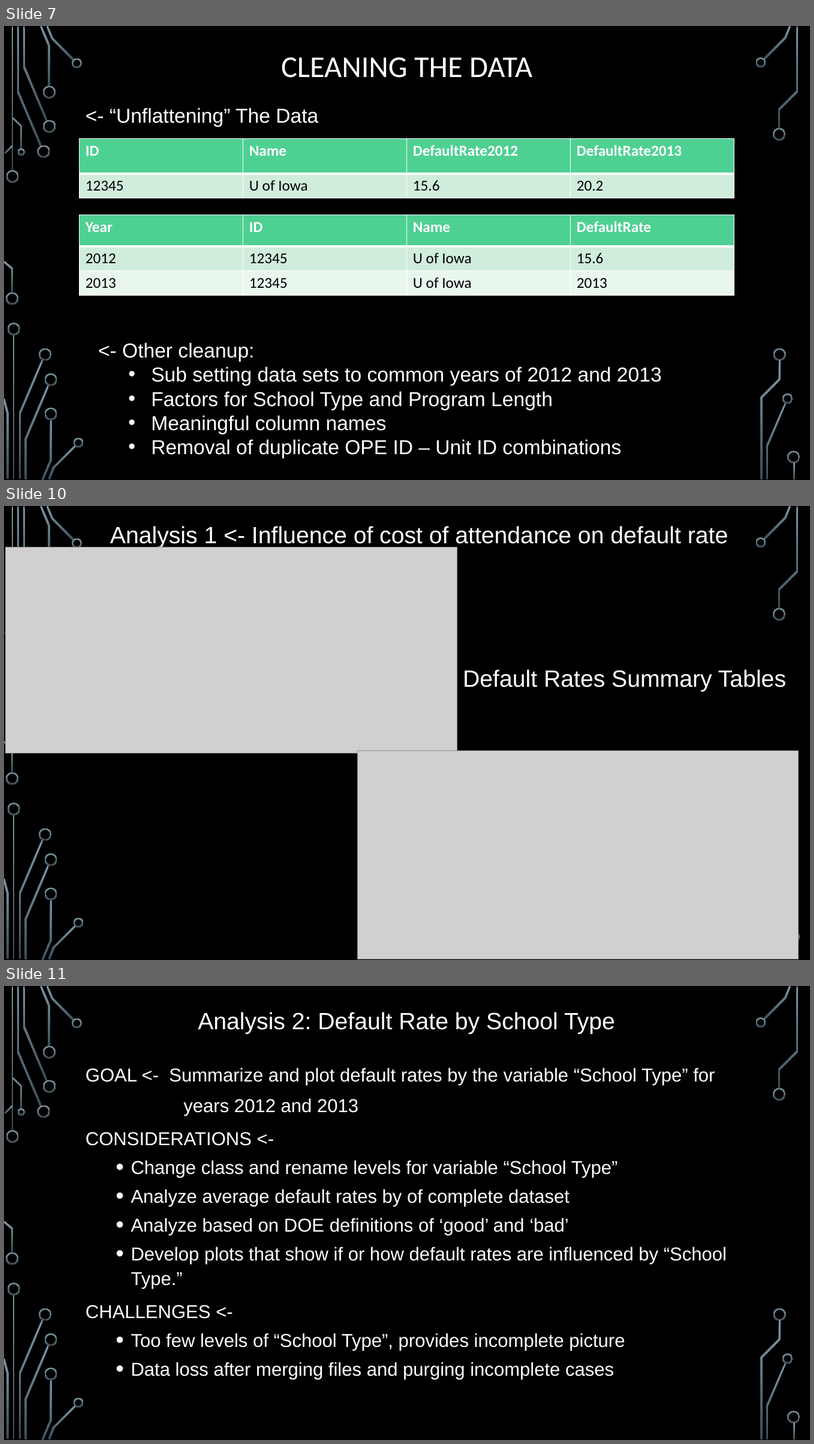
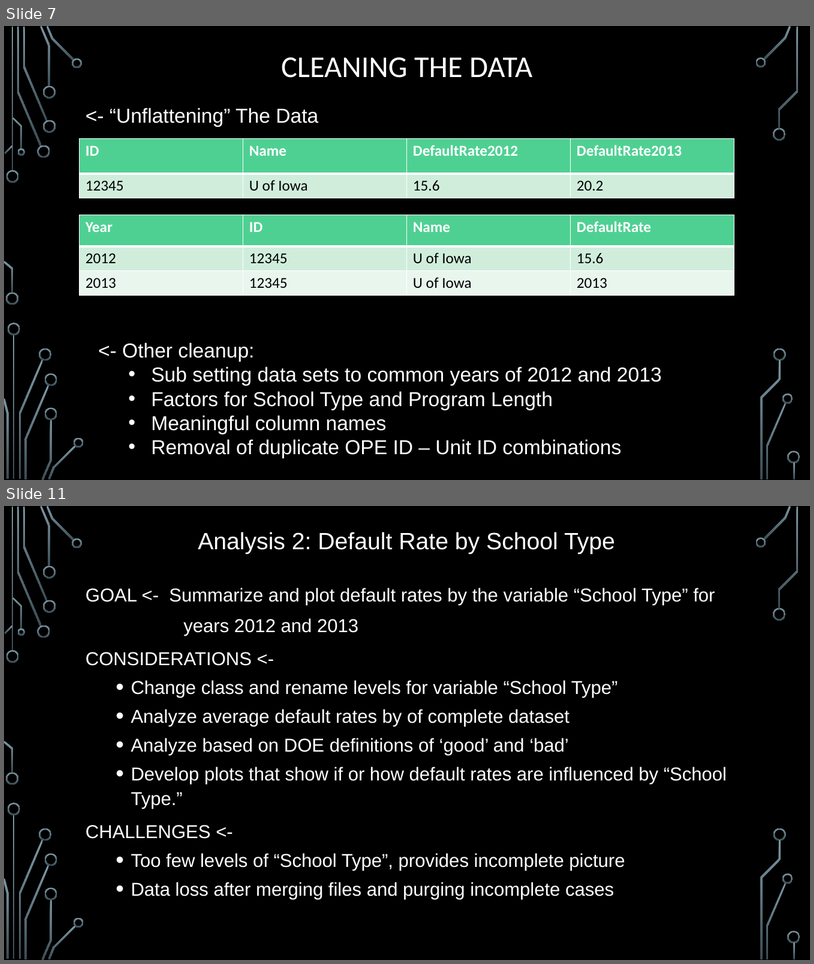
Before and after one commit to matt-pelham/rgang, a slide deck: Default Data Group Project PowerPoint.pptx. Shown one above the other, each under a label of ours: slides 7, 10 and 11 before the commit, slides 7 and 11 after it; the slides between them are not shown. The pictures are 814x1444 and 814x964 pixels, drawn with LibreOffice and Linux fonts; fonts in the diff are those of the drawing; grey boxes stand for pictures; background and template pictures are left out. Boxes give left, top, right and bottom in pixels: in the first picture for what was removed or moved away, otherwise in the second. Text is boxed around its words. In the diff, an @@ line names an element or a change of style, - is before the commit and + after.

```diff
--- a/Default Data Group Project PowerPoint.pptx
+++ b/Default Data Group Project PowerPoint.pptx
@@ slide 10 removed at box(4, 506, 810, 960), background picture (left out); not listed: 28 template elements that a slide beside it also shows @@
@@ text removed at box(110, 526, 728, 548) @@
-Analysis 1 <- Influence of cost of attendance on default rate
@@ picture removed at box(5, 547, 457, 753) @@
@@ text removed at box(463, 669, 786, 691) @@
-Default Rates Summary Tables
@@ picture removed at box(358, 750, 799, 958) @@
```
Also in this commit, not shown: 2 slides changed, 1 slide added.
